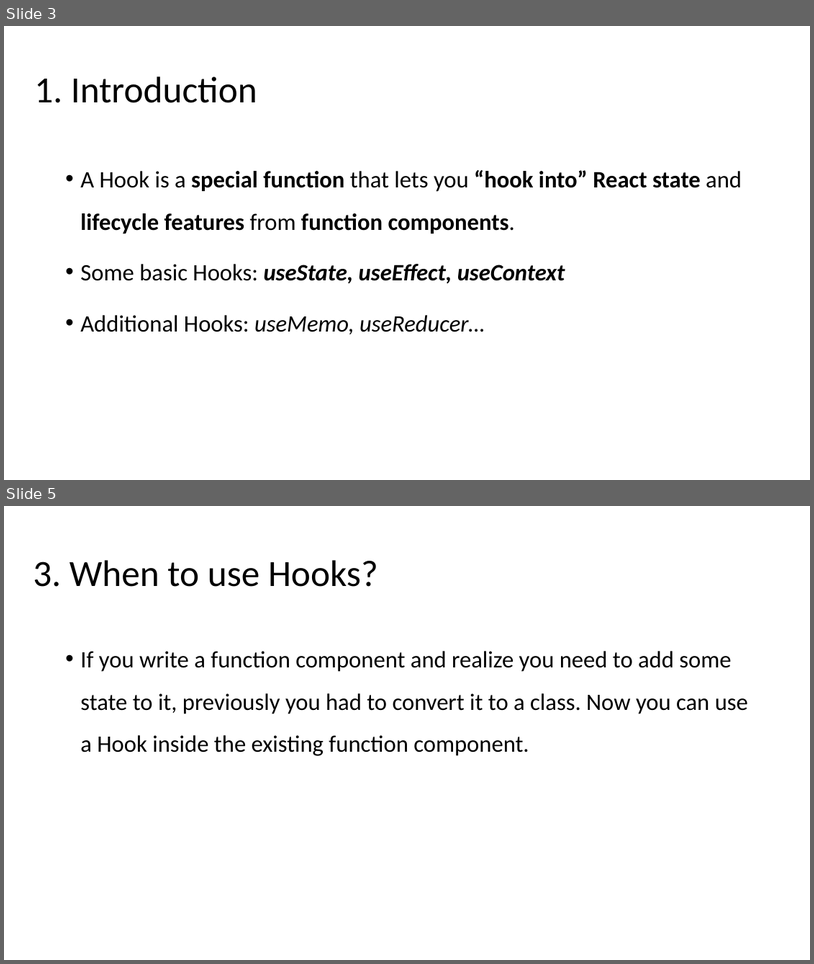
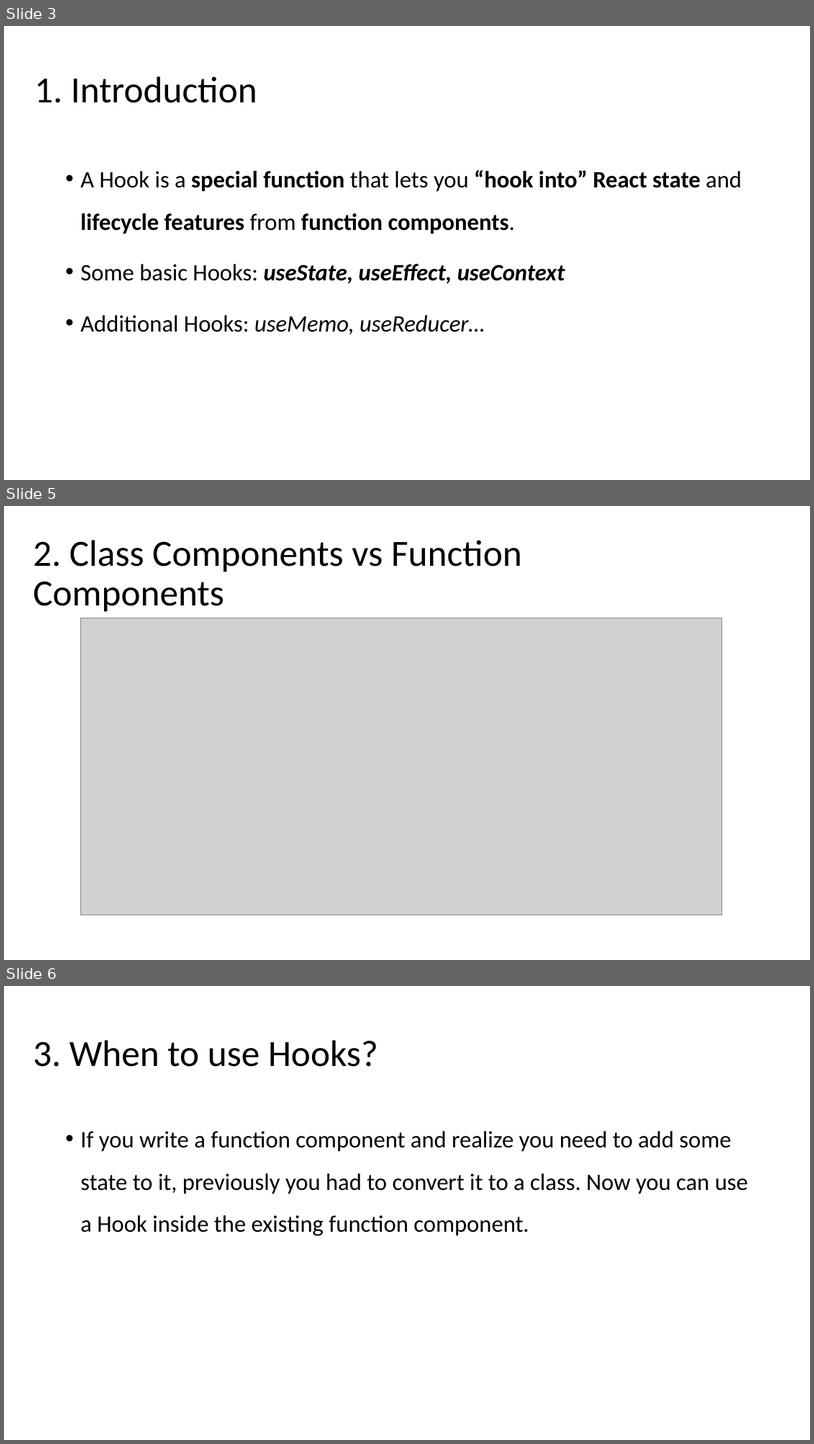
Before and after one commit to NhanHoang8195/react-hook-demo, a slide deck: ReactHooks.pptx. Shown one above the other, each under a label of ours: slides 3 and 5 before the commit, slides 3, 5 and 6 after it; the slides between them are not shown. The pictures are 814x964 and 814x1444 pixels, drawn with LibreOffice and Linux fonts; fonts in the diff are those of the drawing; grey boxes stand for pictures. Boxes give left, top, right and bottom in pixels: in the first picture for what was removed or moved away, otherwise in the second. Text is boxed around its words. In the diff, an @@ line names an element or a change of style, - is before the commit and + after.

```diff
--- a/ReactHooks.pptx
+++ b/ReactHooks.pptx
@@ slide 5 added at [4, 506, 810, 960], background #FFFFFF @@
@@ title added at [33, 540, 522, 612], 44 pt, text #000000 @@
+2. Class Components vs Function Components
@@ picture added at [80, 618, 723, 915] @@
@@ what was slide 5 is now slide 6 @@
```
Also in this commit, not shown: 2 slides changed, 7 other files.
